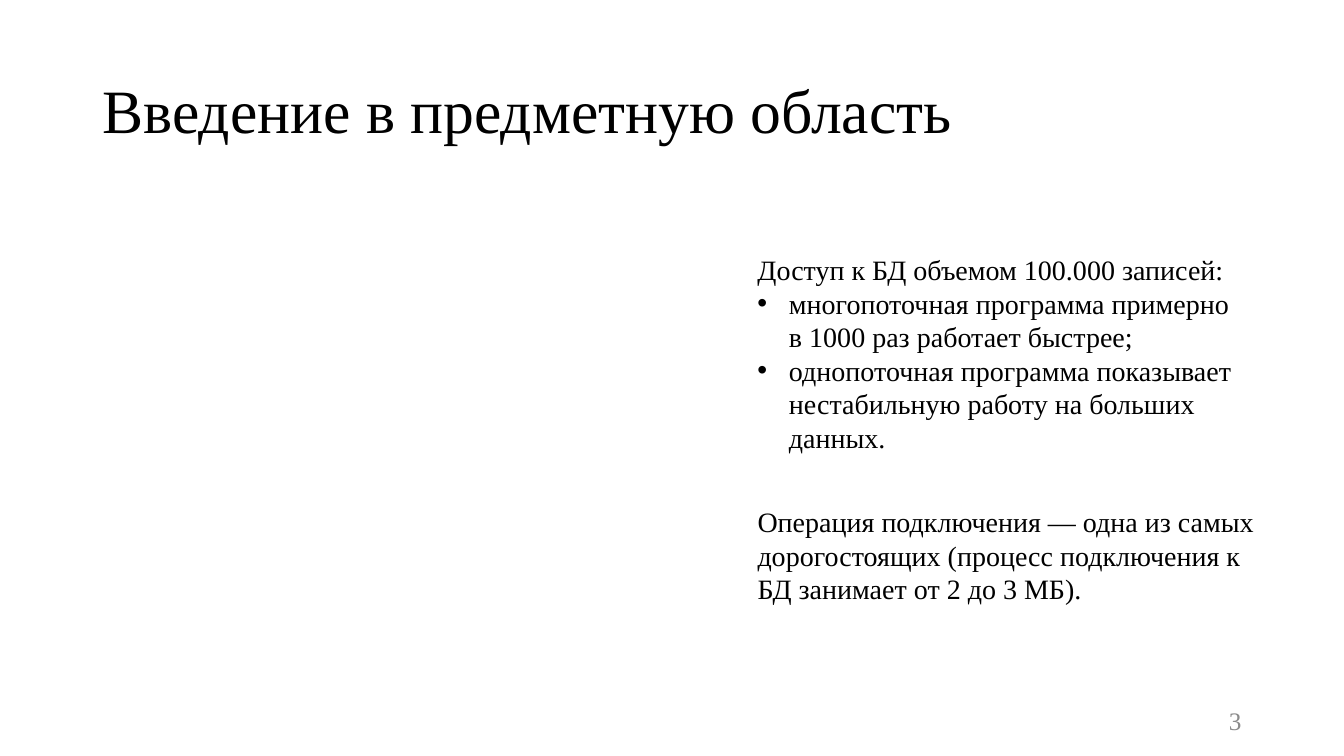
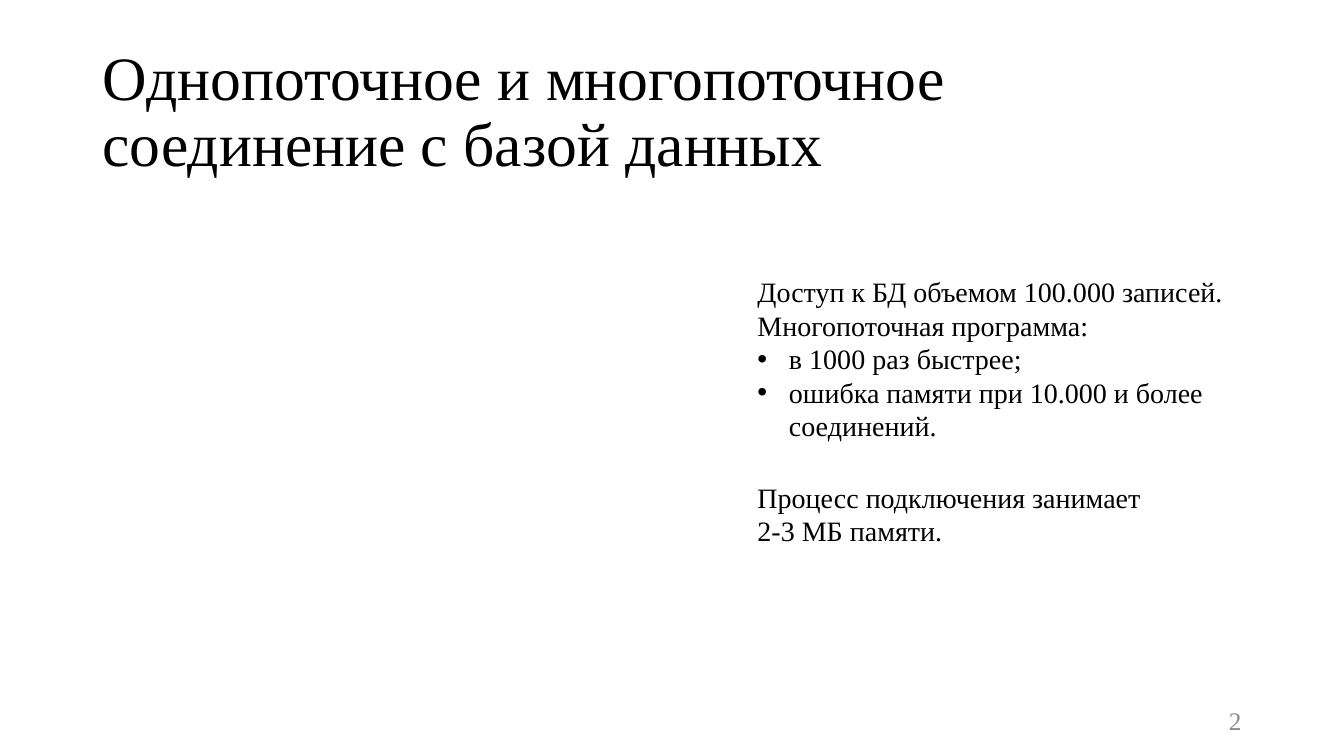
Before and after one commit to platosha-git/Diplom-theory, a slide deck: slide 2 of Презентация.pptx (slide 3 before the commit). Drawn at 1344x756 pixels with LibreOffice and Linux fonts; fonts in the diff are those of the drawing. Boxes give left, top, right and bottom in pixels: in the first picture for what was removed or moved away, otherwise in the second. Text is boxed around its words. In the diff, an @@ line names an element or a change of style, - is before the commit and + after.

```diff
--- a/Презентация.pptx
+++ b/Презентация.pptx
@@ title at [102, 59, 944, 178]: text changed @@
-Введение в предметную область
+Однопоточное и многопоточное соединение с базой данных
@@ text at [757, 282, 1222, 442]: text changed @@
-Доступ к БД объемом 100.000 записей:
-• многопоточная программа примерно в 1000 раз работает быстрее;
-• однопоточная программа показывает нестабильную работу на больших данных.
+Доступ к БД объемом 100.000 записей.
+Многопоточная программа:
+• в 1000 раз быстрее;
+• ошибка памяти при 10.000 и более соединений.
@@ text at [757, 489, 1140, 542]: text changed @@
-Операция подключения — одна из самых дорогостоящих (процесс подключения к БД занимает от 2 до 3 МБ).
+Процесс подключения занимает
+2-3 МБ памяти.
@@ page number at [1229, 713, 1242, 730]: text changed @@
-3
+2
```
Also in this commit, not shown: 9 other slides changed, 2 slides added, 25 other files.
